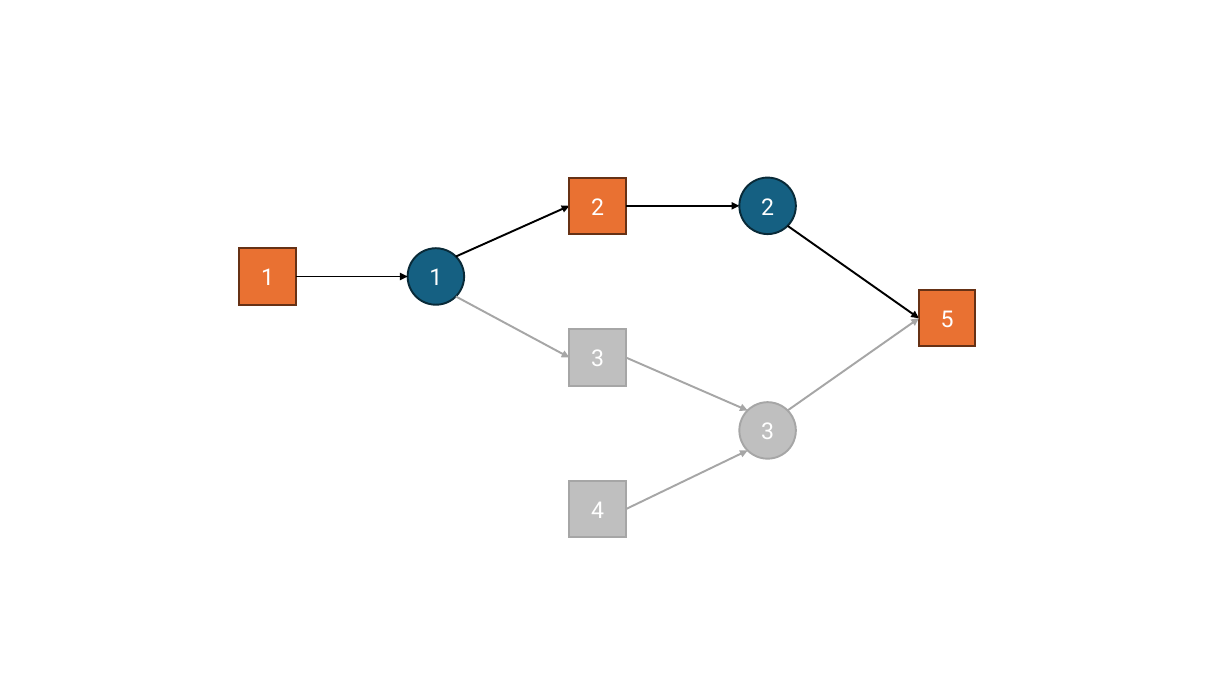
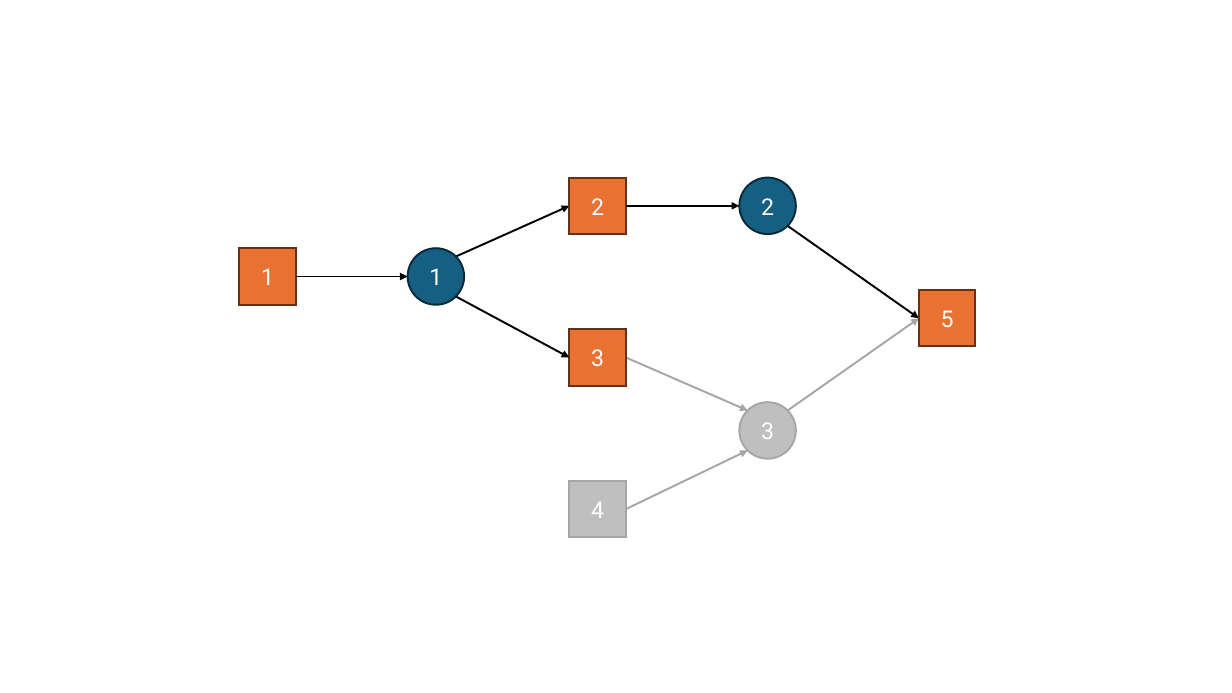
Before and after one commit to aslan-ng/ArtifactFlow, a slide deck: slide 4 of assets/assets.pptx (slide 3 before the commit). Drawn at 1232x693 pixels with LibreOffice and Linux fonts; fonts in the diff are those of the drawing. Boxes give left, top, right and bottom in pixels: in the first picture for what was removed or moved away, otherwise in the second. Text is boxed around its words. In the diff, an @@ line names an element or a change of style, - is before the commit and + after.

```diff
--- a/assets/assets.pptx
+++ b/assets/assets.pptx
@@ arrow (456, 297) - (569, 358): stroke #A6A6A6 1.5 pt to #000000 1.5 pt @@
@@ rectangle "3" at (x1=569, y1=329, x2=626, y2=385): fill #BFBFBF to #E97132; outline #A6A6A6 1.5 pt to #663216 1.5 pt @@
```
Also in this commit, not shown: 5 slides added, 10 other files.
